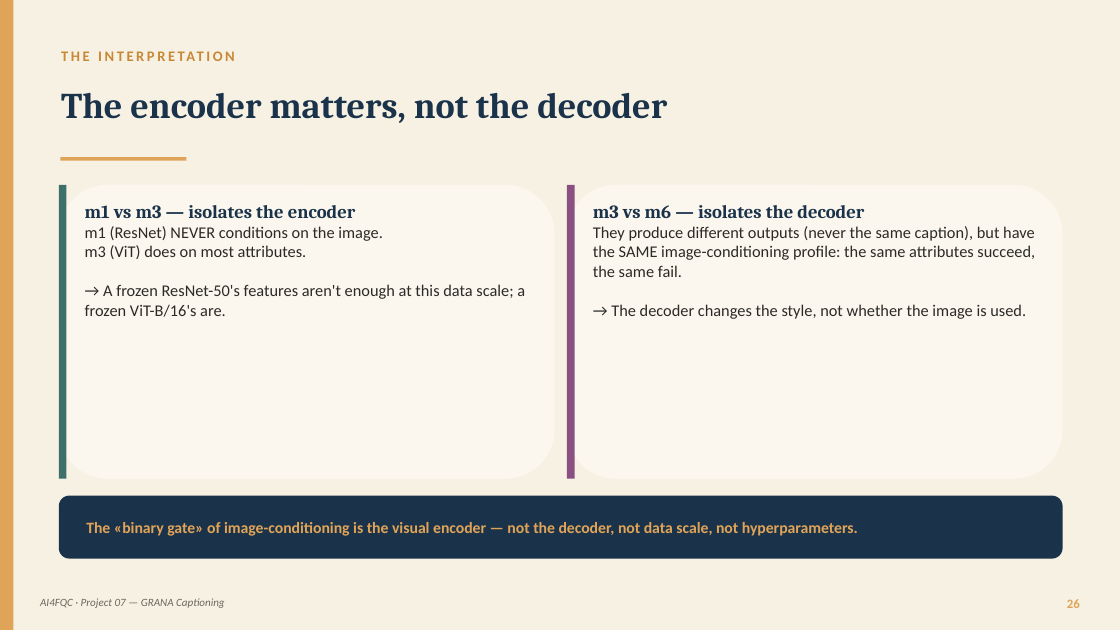
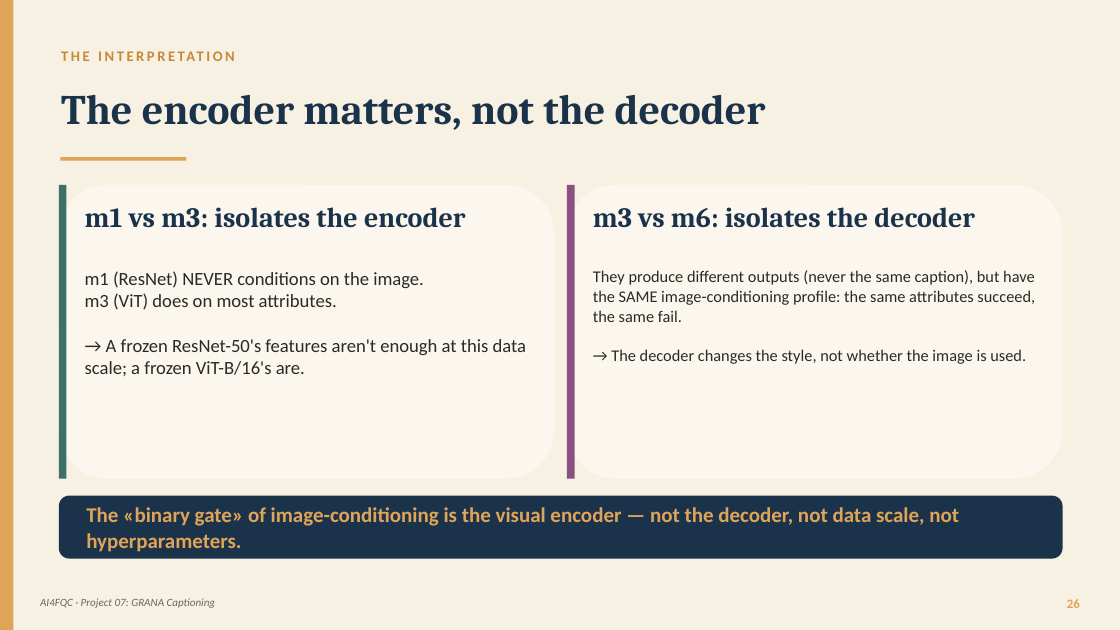
Before and after one commit to panciut/Cheese, a slide deck: slide 26 of presentation/Trentingrana_Captioning_EN.pptx. Drawn at 1120x630 pixels with LibreOffice and Linux fonts; fonts in the diff are those of the drawing. Boxes give left, top, right and bottom in pixels: in the first picture for what was removed or moved away, otherwise in the second. Text is boxed around its words. In the diff, an @@ line names an element or a change of style, - is before the commit and + after.

Commit message:
Remove redundant presentation directory entry from .gitignore and update Trentingrana_Captioning_EN.pptx file

```diff
--- a/presentation/Trentingrana_Captioning_EN.pptx
+++ b/presentation/Trentingrana_Captioning_EN.pptx
@@ text "The encoder matters, not the ..." at (61,94,766,130): size 31 to 36 pt @@
@@ text at (85,207,526,376): text changed; size 14 to 16 pt @@
-m1 vs m3 — isolates the encoder
-m1 (ResNet) NEVER conditions on the image.
-m3 (ViT) does on most attributes.
-→ A frozen ResNet-50's features aren't enough at this data scale; a frozen ViT-B/16's are.
+m1 vs m3: isolates the encoder
+m1 (ResNet) NEVER conditions on the image.
+m3 (ViT) does on most attributes.
+→ A frozen ResNet-50's features aren't enough at this data scale; a frozen ViT-B/16's are.
@@ text at (593,207,975,228): text changed; size 16 to 24 pt @@
-m3 vs m6 — isolates the decoder
+m3 vs m6: isolates the decoder
@@ text "The «binary gate» of image-conditioning ..." at (86,507,959,552): size 13.5 to 18 pt @@
@@ text at (40,598,216,608): text changed @@
-AI4FQC · Project 07 — GRANA Captioning
+AI4FQC · Project 07: GRANA Captioning
```
Also in this commit, not shown: 29 other slides changed, 1 other file.
